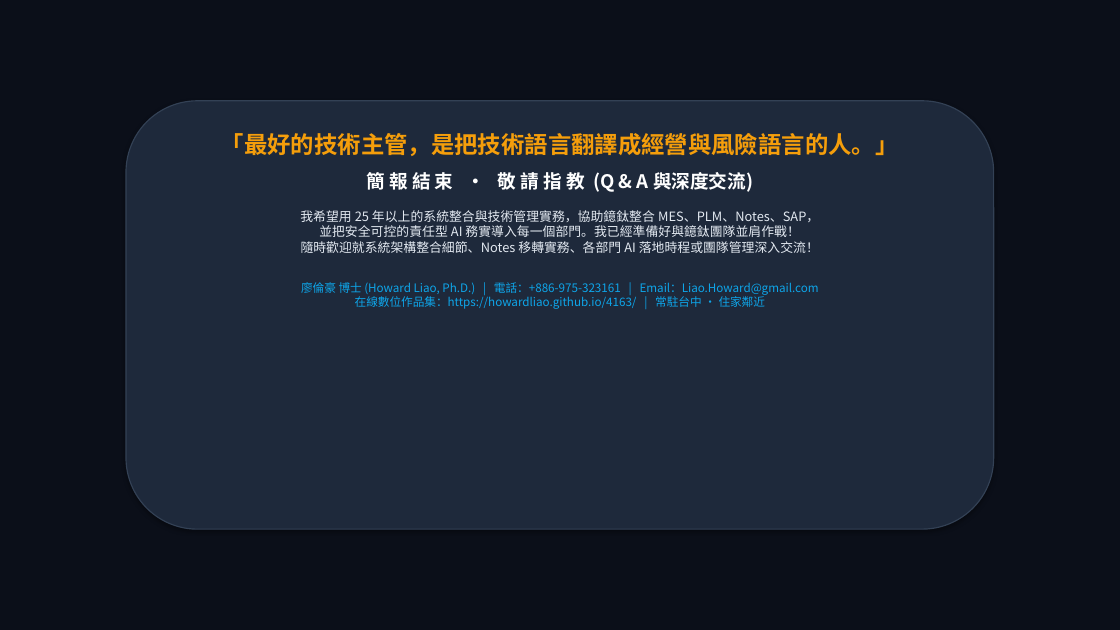
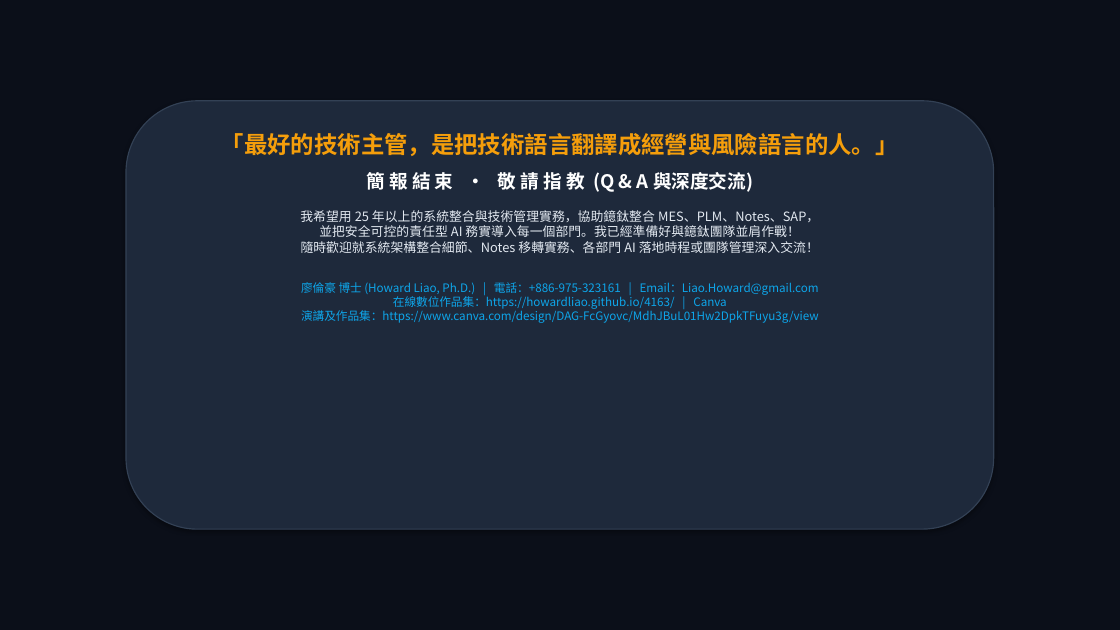
Before and after one commit to HowardLiao/4163, a slide deck: slide 32 of 鐿鈦科技_資訊經理_金字塔策略簡報_廖倫豪博士.pptx. Drawn at 1120x630 pixels with LibreOffice and Linux fonts; fonts in the diff are those of the drawing. Boxes give left, top, right and bottom in pixels: in the first picture for what was removed or moved away, otherwise in the second. Text is boxed around its words. In the diff, an @@ line names an element or a change of style, - is before the commit and + after.

Commit message:
feat: incorporate Foxconn Central IT Director experience and Canva portfolio across presentation, personnel card, and web dossier

```diff
--- a/鐿鈦科技_資訊經理_金字塔策略簡報_廖倫豪博士.pptx
+++ b/鐿鈦科技_資訊經理_金字塔策略簡報_廖倫豪博士.pptx
@@ text at [301, 282, 819, 323]: text changed @@
-廖倫豪 博士 (Howard Liao, Ph.D.) | 電話：+886-975-323161 | Email：Liao.Howard@gmail.com
-在線數位作品集：https://howardliao.github.io/4163/ | 常駐台中 · 住家鄰近
+廖倫豪 博士 (Howard Liao, Ph.D.) | 電話：+886-975-323161 | Email：Liao.Howard@gmail.com
+在線數位作品集：https://howardliao.github.io/4163/ | Canva 演講及作品集：https://www.canva.com/design/DAG-FcGyovc/MdhJBuL01Hw2DpkTFuyu3g/view
```
Also in this commit, not shown: 1 other slide changed, 2 other files.
